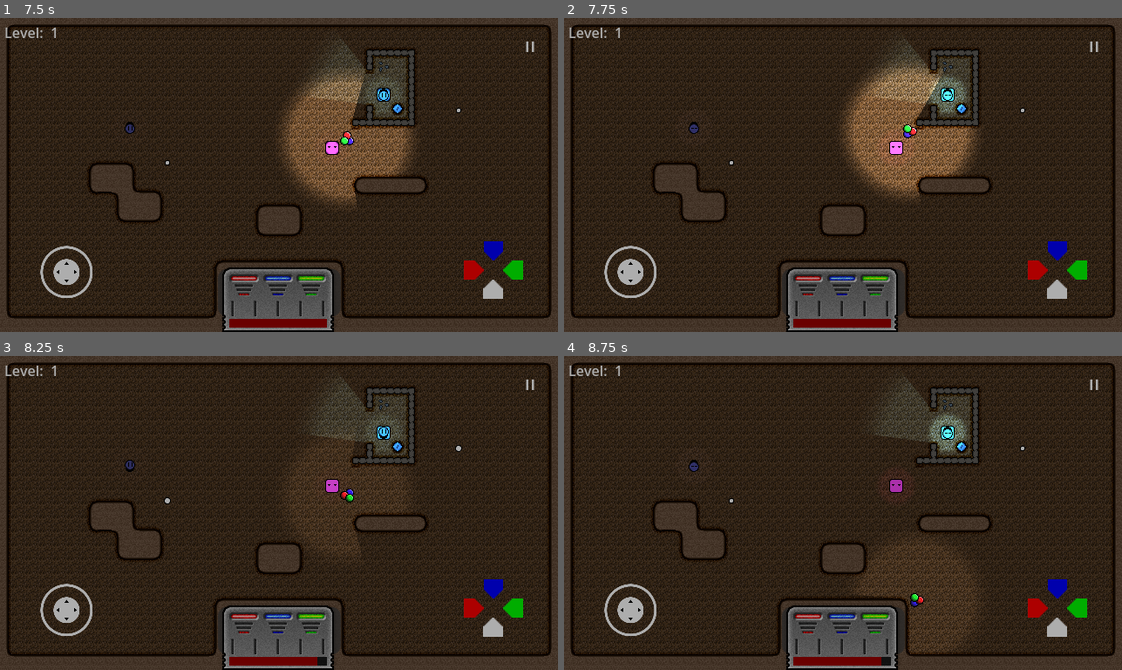
Above: before the commit, frames 1-4 (two rows, left to right).
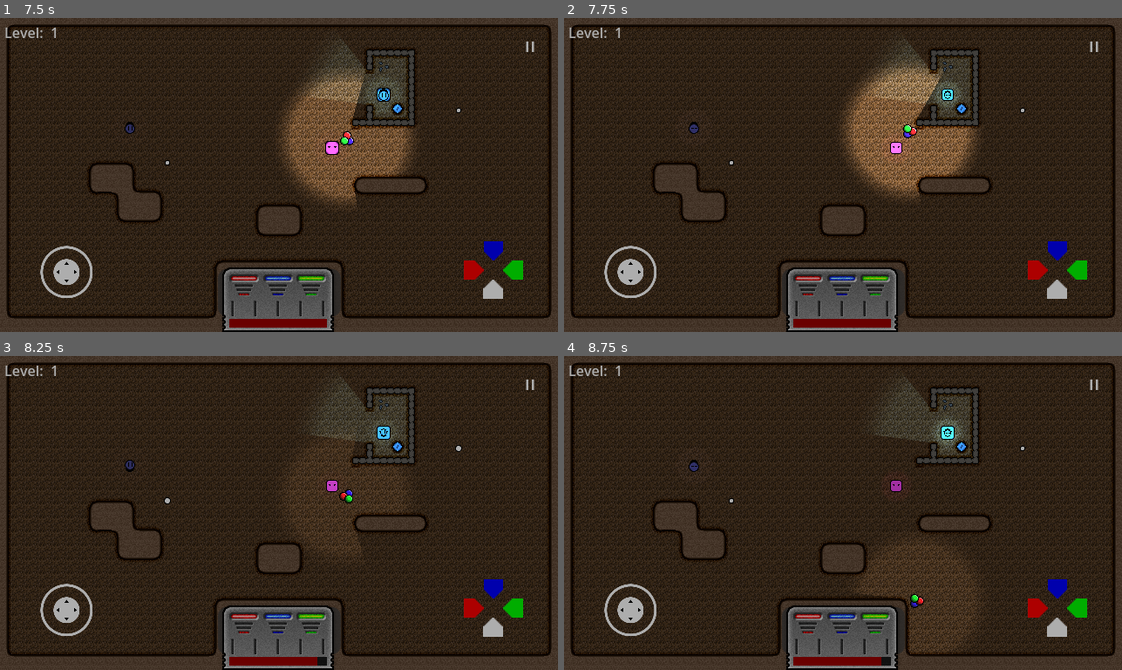
Above: after the commit, the same moments.

Repository: Degenerate-Games/shadows-below
Game: Godot game, scene res://scenes/levels/sprite_test.tscn
Same seed, same stepped clock (60 frames per second), same inputs: the game is played once before the commit and once after it. This scene is started directly instead of the project's main scene. Sound files missing from this copy of the repository are replaced by a short silence.
Inputs (mouse positions are in pixels of both pictures, inside the frame that each line leads up to):
- Up to frame 1 (7.5 s): move the mouse to (401, 159) at 0.52 s; hold D (move_right) 0.53-1.25 s; tap B (bake) at 0.6 s; click (401, 159) at 0.67 s; drag from (167, 190) to (323, 247) at 1.27 s; move the mouse to (334, 105) at 2.02 s; hold D (move_right) 2.03-2.75 s; tap K (mixing_ui_clear) at 2.1 s; drag from (251, 237) to (128, 127) at 2.77 s; move the mouse to (446, 222) at 3.52 s; hold A (move_left) 3.53-4.25 s; tap J (mixing_ui_red) at 3.6 s; drag from (111, 127) to (396, 109) at 4.27 s; move the mouse to (306, 175) at 5.02 s; hold S (move_down) 5.03-5.75 s; tap I (mixing_ui_blue) at 5.1 s; click (306, 175) at 5.17 s; drag from (195, 96) to (167, 162) at 5.77 s; tap Enter at 6.5 s; move the mouse to (401, 159) at 6.52 s; hold W (move_up) 6.53-7.25 s; tap L (mixing_ui_green) at 6.6 s; drag from (167, 190) to (457, 109) at 7.27 s
- Up to frame 2 (7.75 s): no input
- Up to frame 3 (8.25 s): move the mouse to (334, 443) at 8.02 s; hold S (move_down) from 8.03 s (still down); tap B (bake) at 8.1 s
- Up to frame 4 (8.75 s): keep holding S (move_down)

Frame 1 is identical in both runs. In frame 2, 0.4% of the frame differs, in the area x 58-73%, y 18-44%; in frame 3, 0.2%; in frame 4, 0.4%, in the area x 53-73%, y 18-81%.
Error after the commit: Invalid access to property or key 'global_position' on a base object of type 'Nil'. (res://scripts/enemies/enemy.gd:61)

Commit message:
Fix another spacing error

Diff:
--- a/scripts/enemies/enemy.gd
+++ b/scripts/enemies/enemy.gd
@@ -84,7 +84,7 @@
 			drop.global_position = global_position
 			get_parent().add_child(drop)
 		queue_free()
-	return
+		return
 	# Otherwise, subtract the damage
 	power_remaining -= damage
 	damage_timer.start()
